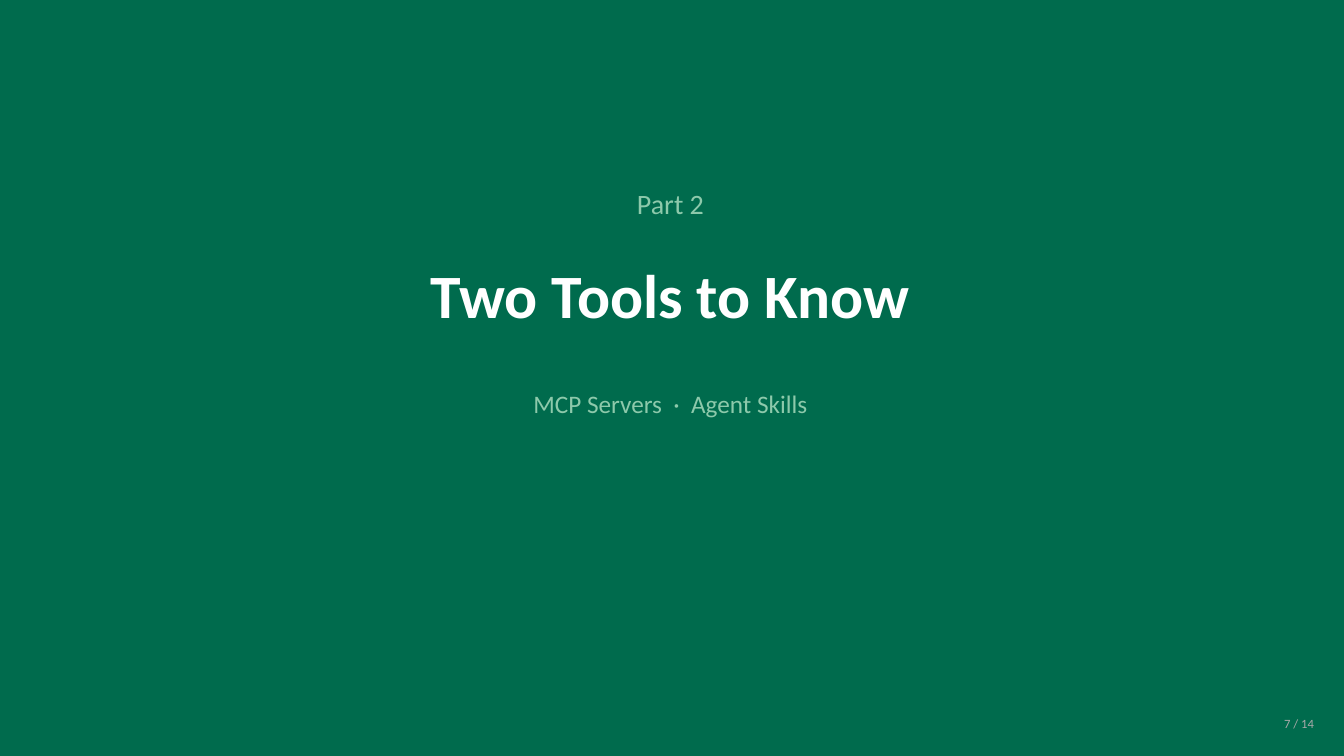
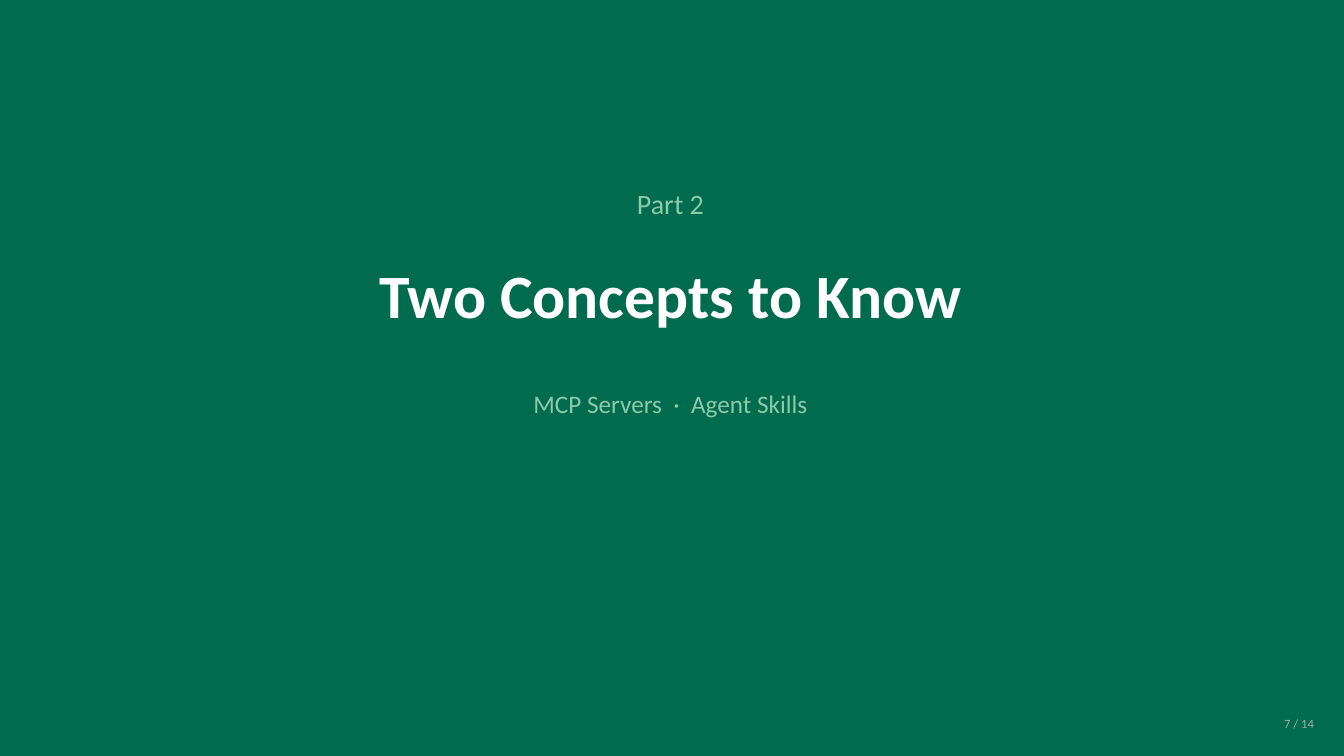
Before and after one commit to frichard35/claude-code-presentation, a slide deck: slide 7 of slides-simple-editable.pptx. Drawn at 1344x756 pixels with LibreOffice and Linux fonts; fonts in the diff are those of the drawing. Boxes give left, top, right and bottom in pixels: in the first picture for what was removed or moved away, otherwise in the second. Text is boxed around its words. In the diff, an @@ line names an element or a change of style, - is before the commit and + after.

```diff
--- a/slides-simple-editable.pptx
+++ b/slides-simple-editable.pptx
@@ text at [379, 277, 961, 328]: text changed @@
-Two Tools to Know
+Two Concepts to Know
```
Also in this commit, not shown: 4 other slides changed, 2 other files.
